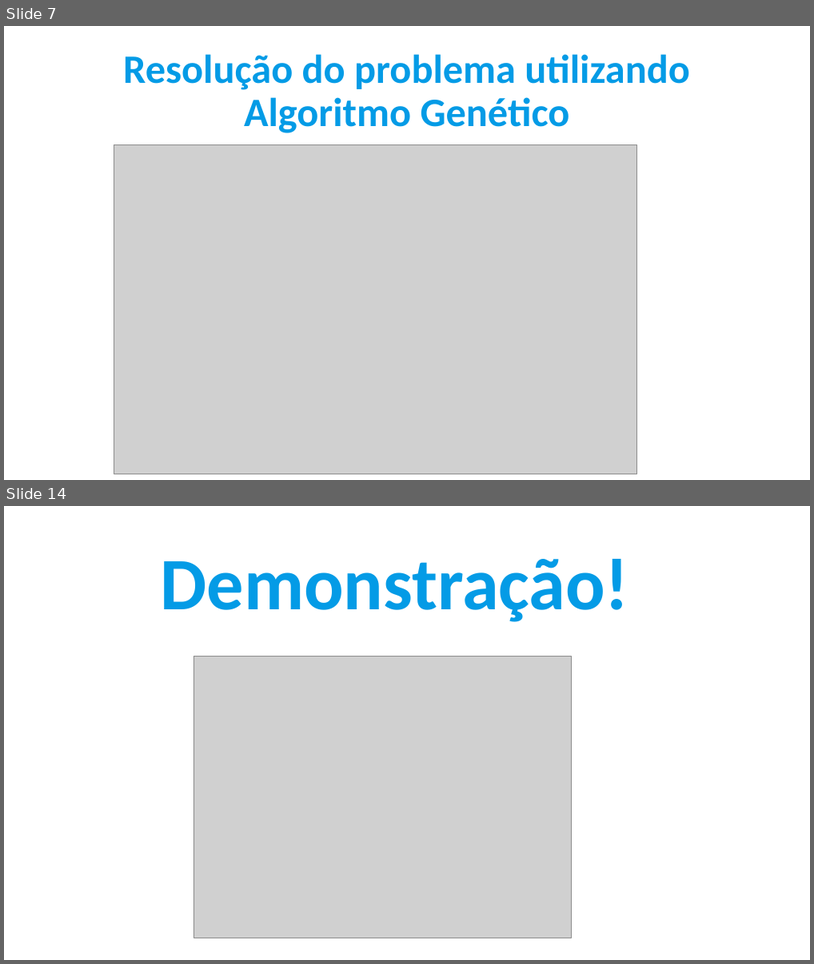
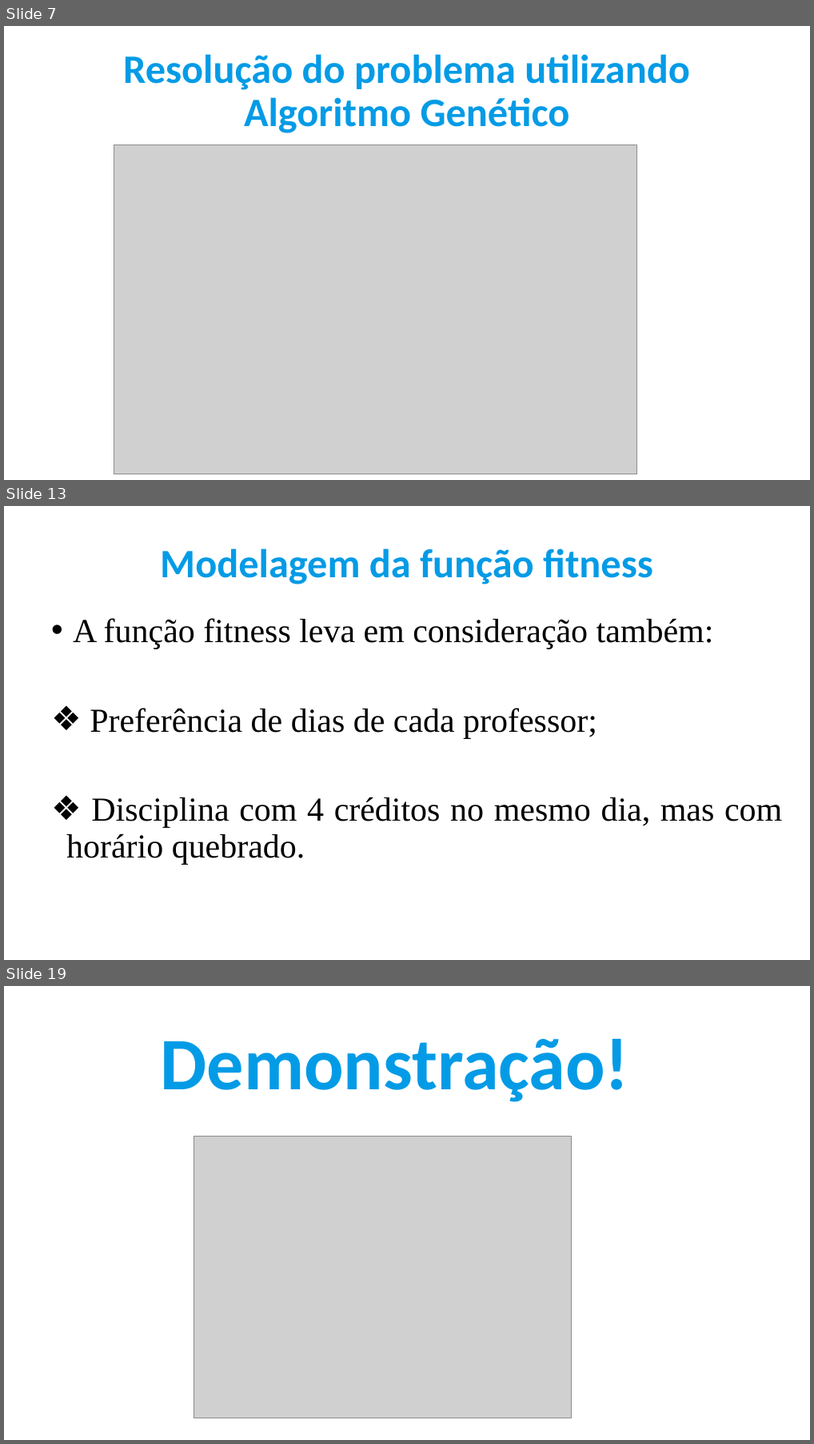
Before and after one commit to IgorSantos1996/GeneticAlgorithms, a slide deck: Apresentação.pptx. Shown one above the other, each under a label of ours: slides 7 and 14 before the commit, slides 7, 13 and 19 after it; the slides between them are not shown. The pictures are 814x964 and 814x1444 pixels, drawn with LibreOffice and Linux fonts; fonts in the diff are those of the drawing; grey boxes stand for pictures. Boxes give left, top, right and bottom in pixels: in the first picture for what was removed or moved away, otherwise in the second. Text is boxed around its words. In the diff, an @@ line names an element or a change of style, - is before the commit and + after.

```diff
--- a/Apresentação.pptx
+++ b/Apresentação.pptx
@@ slide 13 added at (x1=4, y1=506, x2=810, y2=960), background #FFFFFF @@
@@ text added at (x1=160, y1=548, x2=654, y2=584), 48 pt, text #049BE6, bold @@
+Modelagem da função fitness
@@ text added at (x1=66, y1=618, x2=782, y2=864), 40 pt, text #000000 @@
+• A função fitness leva em consideração também:
+❖ Preferência de dias de cada professor;
+❖ Disciplina com 4 créditos no mesmo dia, mas com horário quebrado.
@@ what was slide 14 is now slide 19 @@
```
Also in this commit, not shown: 7 slides changed, 5 other slides added, 2 slides removed.
